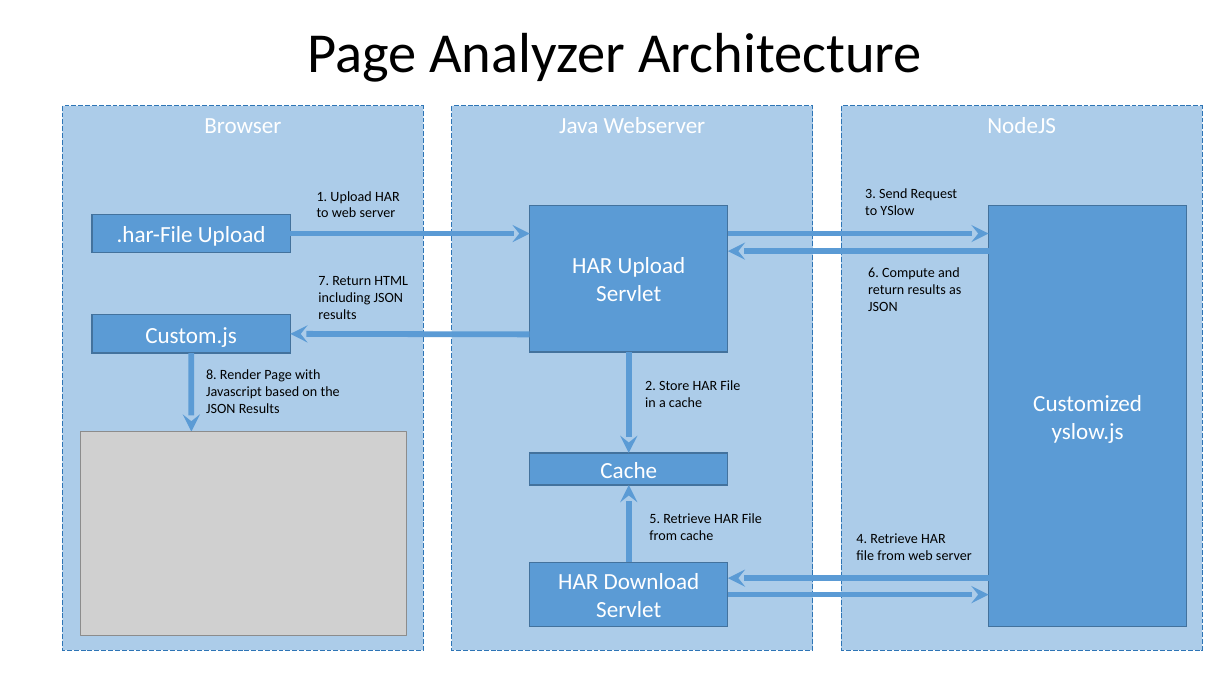
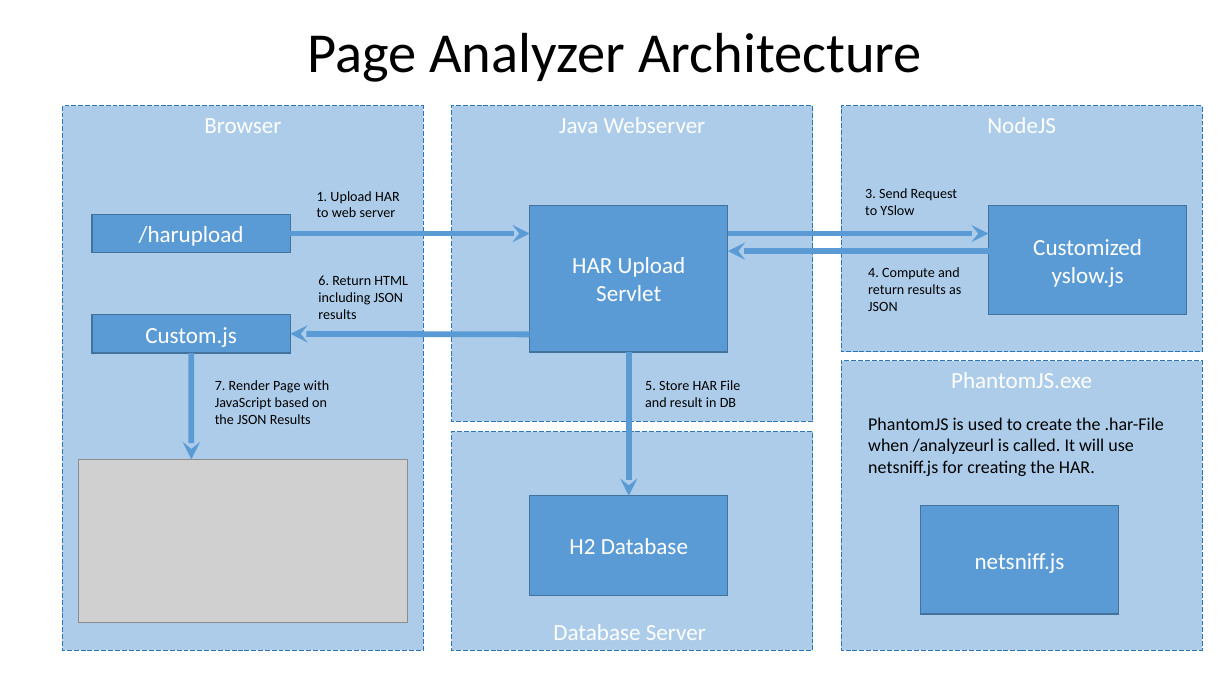
Before and after one commit to xresch/PENG_Toolbox, a slide deck: slide 1 of Java/PageAnalyzer_Workspace/PageAnalyzer/Documentation/PageAnalyzer_Architecture.pptx. Drawn at 1232x693 pixels with LibreOffice and Linux fonts; fonts in the diff are those of the drawing; grey boxes stand for pictures. Boxes give left, top, right and bottom in pixels: in the first picture for what was removed or moved away, otherwise in the second. Text is boxed around its words. In the diff, an @@ line names an element or a change of style, - is before the commit and + after.

```diff
--- a/Java/PageAnalyzer_Workspace/PageAnalyzer/Documentation/PageAnalyzer_Architecture.pptx
+++ b/Java/PageAnalyzer_Workspace/PageAnalyzer/Documentation/PageAnalyzer_Architecture.pptx
@@ rectangle "Java Webserver": place and size @@
-rectangle "Java Webserver" at [452,106,813,651]
+rectangle "Java Webserver" at [452,106,813,422]
@@ rectangle "NodeJS": place and size @@
-rectangle "NodeJS" at [841,106,1202,651]
+rectangle "NodeJS" at [841,106,1202,352]
@@ rectangle "Customized yslow.js": place and size @@
-rectangle "Customized yslow.js" at [989,206,1187,627]
+rectangle "Customized yslow.js" at [989,206,1187,315]
@@ text in rectangle at [139,226,244,246]: text changed @@
-.har-File Upload
+/harupload
@@ text at [868,267,961,311]: text changed @@
-6. Compute and return results as JSON
+4. Compute and return results as JSON
@@ text at [318,275,408,319]: text changed @@
-7. Return HTML including JSON
-results
+6. Return HTML including JSON
+results
@@ arrow moved from (191, 353) - (191, 432) to (191, 353) - (191, 459) @@
@@ arrow moved from (629, 352) - (629, 453) to (629, 352) - (629, 496) @@
@@ text at [215,380,329,424]: text changed @@
-8. Render Page with Javascript based on the JSON Results
+7. Render Page with JavaScript based on the JSON Results
@@ text at [645,380,740,407]: text changed @@
-2. Store HAR File
-in a cache
+5. Store HAR File
+and result in DB
@@ rectangle added at [841,361,1202,651], fill #5B9BD5 at 50% opacity, outline #2E75B6 0.75 pt dashed, 18 pt, text #FFFFFF @@
+PhantomJS.exe
@@ text added at [868,417,1164,476], 14 pt, text #000000 @@
+PhantomJS is used to create the .har-File when /analyzeurl is called. It will use netsniff.js for creating the HAR.
@@ rectangle added at [452,432,813,650], fill #5B9BD5 at 50% opacity, outline #2E75B6 0.75 pt dashed, 18 pt, text #FFFFFF @@
+Database Server
@@ picture: place and size @@
-picture at [80,432,407,636]
+picture at [79,459,408,623]
@@ rectangle removed at [530,453,727,485] @@
-Cache
@@ rectangle "H2 Database": place and size @@
-rectangle "H2 Database" at [530,563,727,628]
+rectangle "H2 Database" at [530,496,727,596]
@@ arrow removed from (629, 563) to (629, 485) @@
@@ rectangle added at [921,506,1118,615], fill #5B9BD5, outline #43739E 1 pt, 18 pt, text #FFFFFF @@
+netsniff.js
@@ text in rectangle at [569,538,688,554]: text changed @@
-HAR Download
-Servlet
+H2 Database
@@ text removed at [649,513,762,540] @@
-5. Retrieve HAR File
-from cache
@@ text removed at [856,533,972,560] @@
-4. Retrieve HAR
-file from web server
@@ arrow removed from (989, 579) to (728, 579) @@
@@ arrow removed from (728, 595) to (989, 595) @@
```
Also in this commit, not shown: 9 other files.
